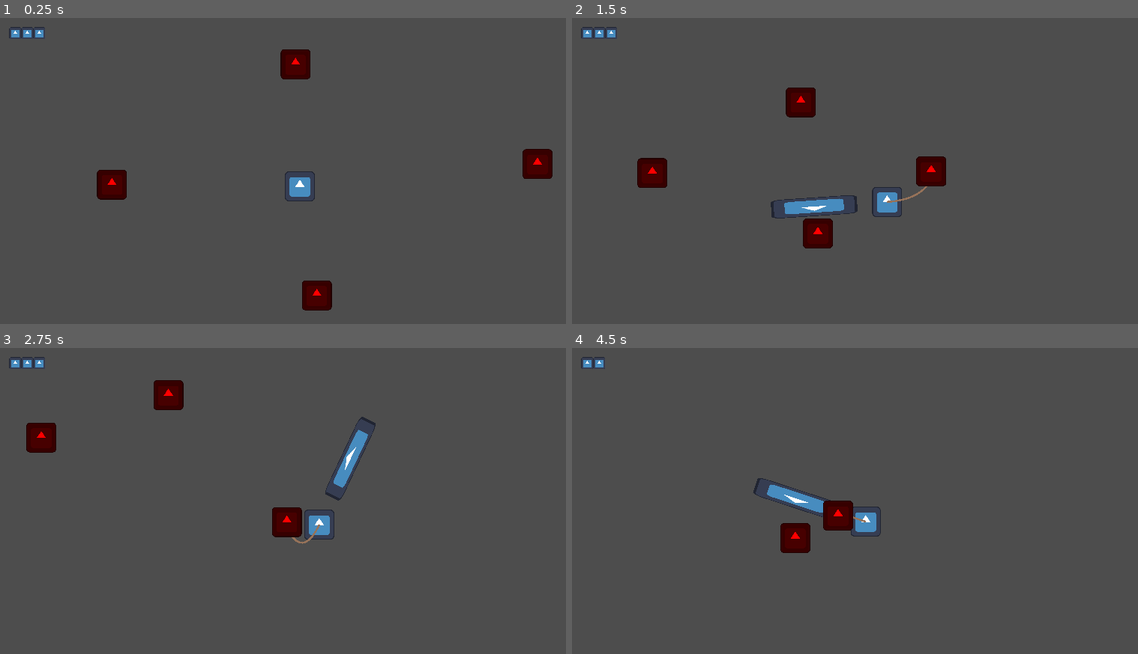
Above: before the commit, frames 1-4 (two rows, left to right).
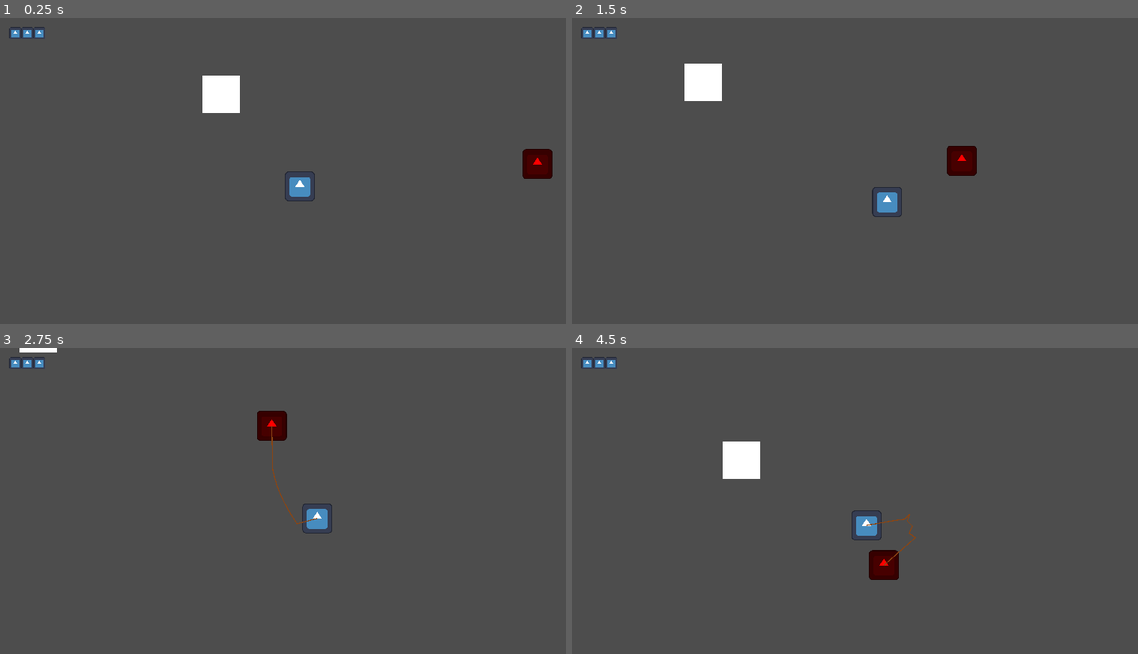
Above: after the commit, the same moments.

Repository: 2weeking/Lasso-Knight
Game: Godot game, scene res://levels/level_0.tscn
Two runs of this game, one before a commit and one after it. Both use one fixed random seed, a clock stepped at 60 frames per second and the inputs below. The engine's default icon, where the game draws it, is replaced by a stand-in: a white triangle on a blue panel in a dark square.
Inputs (mouse positions are in pixels of both pictures, inside the frame that each line leads up to):
- Up to frame 1 (0.25 s): no input
- Up to frame 2 (1.5 s): move the mouse to (1002, 171) at 0.52 s; hold D (right) 0.53-1.28 s; hold Right mouse button (reel_in) 0.53-1.28 s; click (1002, 171) at 0.8 s; move the mouse to (753, 204) at 1.27 s; hold S (down) from 1.28 s (still down); click (753, 204) at 1.35 s
- Up to frame 3 (2.75 s): right-click (181, 534) at 1.55 s; move the mouse to (362, 442) at 2.02 s; release S (down) at 2.03 s; hold D (right) from 2.03 s (still down); hold Right mouse button (reel_in) from 2.03 s (still down); click (362, 442) at 2.3 s
- Up to frame 4 (4.5 s): move the mouse to (843, 583) at 2.77 s; release D (right) at 2.78 s; release Right mouse button (reel_in) at 2.78 s; hold W (up) 2.78-3.53 s; click (843, 583) at 2.85 s; right-click (843, 583) at 3.05 s; move the mouse to (1053, 568) at 3.52 s; hold Right mouse button (reel_in) 3.53-4.28 s; hold A (left) from 3.53 s (still down); click (1053, 568) at 3.8 s; move the mouse to (690, 467) at 4.27 s; click (690, 467) at 4.35 s

The runs differ from the first frame. In frame 1, 2.3% of the frame differs, in the area x 17-59%, y 10-96%; in frame 2, 3.9%, in the area x 11-72%, y 14-76%; in frame 3, 3.0%; in frame 4, 3.1%.

Commit message:
Random rope physics with joints and chains of rigidbodies

Diff:
--- a/entities/enemy/enemy.gd
+++ b/entities/enemy/enemy.gd
@@ -2,13 +2,15 @@
 
 @export var speed = 50
 @export var damage : int = 1
+@export var moving: bool = true
 
 @onready var player = get_parent().get_node("Knight")
 
 func _physics_process(delta):
-	if is_instance_valid(player):
-		#position = position.lerp(player.position, speed * delta)
+	if is_instance_valid(player) and moving:
 		var direction = (player.position - position).normalized()
+		if is_in_group("captured"):
+			direction *= -1
 		velocity = direction * speed
 
-	move_and_collide(velocity * delta)
+	move_and_slide()
--- a/entities/knight/knight.gd
+++ b/entities/knight/knight.gd
@@ -13,10 +13,18 @@
 
 @export var move_speed : float = 150.0
 @export var lasso_speed : float = 2.0
+@export var constraint : float = 10.0
 
+@onready var hurtbox = $HurtBox
+
+@onready var animation_player = $AnimationPlayer
 @onready var animation_tree = $AnimationTree
 @onready var state_machine = animation_tree.get("parameters/playback")
-@onready var lasso = $Lasso
+
+@onready var rope_obj = preload("res://entities/lasso/rope.tscn")
+@onready var rope_end_piece = preload("res://entities/lasso/rope_end_piece.tscn")
+
+var bodies = []
 
 func die():
 	queue_free()
@@ -32,21 +40,37 @@
 	)
 
 	# Lasso
-	if Input.is_action_just_pressed("whip"):
-		lasso.whip(get_global_mouse_position())
+	if Input.is_action_just_pressed("whip") and not animation_player.is_playing():
+		hurtbox.look_at(get_global_mouse_position())
+		animation_player.play("attack")
 
 	velocity = input_direction * move_speed
 
+	for body in bodies:
+		if (int(velocity.x) ^ int(body.velocity.x)) < 0:
+			print(body.velocity.normalized())
+			if abs(velocity.x - body.velocity.x) < constraint:
+				body.velocity = Vector2.ZERO
+			velocity += body.velocity
+
 	move_and_slide()
+
+func add_new_rope(body):
+	body.add_to_group("captured")
+	var rope = rope_obj.instantiate()
+	var rope_start = rope_end_piece.instantiate()
+	add_child(rope_start)
+	var rope_end = rope_end_piece.instantiate()
+	body.add_child(rope_end)
+	rope.rope_start_piece = rope_start
+	rope.rope_end_piece = rope_end
+	get_parent().add_child(rope)
+	rope.spawn_rope()
 
 func _on_hit_box_body_entered(body):
 	if body.is_in_group("enemies") and not body.is_in_group("captured"):
 		hp -= body.damage
-
 func _on_hurtbox_body_entered(body):
-	if body.is_in_group("enemies") and body.is_in_group("captured"):
-		# Delete rope and enemy attached
-		lasso.captured_enemies[body].queue_free()
-		body.queue_free()
-		# Remove enemy and rope entries from captured_enemy dictionary
-		lasso.captured_enemies.erase(body)
+	if body.is_in_group("enemies") and not body.is_in_group("captured"):
+		call_deferred("add_new_rope", body)
+		bodies.append(body)
--- a/entities/knight/knight.tscn
+++ b/entities/knight/knight.tscn
@@ -1,20 +1,44 @@
-[gd_scene load_steps=16 format=3 uid="uid://dja6ht0ohfpye"]
+[gd_scene load_steps=15 format=3 uid="uid://dja6ht0ohfpye"]
 
 [ext_resource type="Script" path="res://entities/knight/knight.gd" id="1_bwy00"]
 [ext_resource type="Texture2D" uid="uid://c8n7jy45rivst" path="res://icon.svg" id="2_bm21e"]
 [ext_resource type="Script" path="res://entities/knight/Camera2D.gd" id="3_56ek5"]
 [ext_resource type="PackedScene" uid="uid://dvlia5gva2tk" path="res://entities/knight/player_health_ui.tscn" id="4_68lu1"]
-[ext_resource type="PackedScene" uid="uid://vhe3w671ongw" path="res://entities/lasso/lasso.tscn" id="4_hfbal"]
 
 [sub_resource type="RectangleShape2D" id="RectangleShape2D_vcw2b"]
 size = Vector2(32, 32)
 
-[sub_resource type="Animation" id="Animation_8qprx"]
-resource_name = "idle_up"
+[sub_resource type="Animation" id="Animation_audbw"]
+resource_name = "attack"
+length = 0.5
+tracks/0/type = "value"
+tracks/0/imported = false
+tracks/0/enabled = true
+tracks/0/path = NodePath("HurtBox:collision_mask")
+tracks/0/interp = 1
+tracks/0/loop_wrap = true
+tracks/0/keys = {
+"times": PackedFloat32Array(0, 0.5),
+"transitions": PackedFloat32Array(1, 1),
+"update": 1,
+"values": [4, 0]
+}
+tracks/1/type = "value"
+tracks/1/imported = false
+tracks/1/enabled = true
+tracks/1/path = NodePath("HurtBox/Sprite2D:visible")
+tracks/1/interp = 1
+tracks/1/loop_wrap = true
+tracks/1/keys = {
+"times": PackedFloat32Array(0, 0.5),
+"transitions": PackedFloat32Array(1, 1),
+"update": 1,
+"values": [true, false]
+}
 
 [sub_resource type="AnimationLibrary" id="AnimationLibrary_a50b0"]
 _data = {
-"idle_up": SubResource("Animation_8qprx")
+"attack": SubResource("Animation_audbw")
 }
 
 [sub_resource type="AnimationNodeBlendSpace2D" id="AnimationNodeBlendSpace2D_va5ow"]
@@ -38,11 +62,11 @@
 transitions = ["Start", "Idle", SubResource("AnimationNodeStateMachineTransition_qojdq"), "Idle", "Walk", SubResource("AnimationNodeStateMachineTransition_1x020")]
 graph_offset = Vector2(-394, -7)
 
+[sub_resource type="RectangleShape2D" id="RectangleShape2D_an74c"]
+size = Vector2(124, 38)
+
 [sub_resource type="RectangleShape2D" id="RectangleShape2D_nid7g"]
 size = Vector2(32, 32)
-
-[sub_resource type="RectangleShape2D" id="RectangleShape2D_an74c"]
-size = Vector2(38, 38)
 
 [node name="Knight" type="CharacterBody2D"]
 collision_layer = 2
@@ -74,6 +98,21 @@
 position_smoothing_enabled = true
 script = ExtResource("3_56ek5")
 
+[node name="HurtBox" type="Area2D" parent="."]
+collision_layer = 0
+collision_mask = 0
+
+[node name="CollisionShape2D" type="CollisionShape2D" parent="HurtBox"]
+position = Vector2(89, 0)
+shape = SubResource("RectangleShape2D_an74c")
+debug_color = Color(1, 0, 0, 0.419608)
+
+[node name="Sprite2D" type="Sprite2D" parent="HurtBox"]
+visible = false
+position = Vector2(89, 0)
+scale = Vector2(0.96875, 0.296875)
+texture = ExtResource("2_bm21e")
+
 [node name="HitBox" type="Area2D" parent="."]
 collision_layer = 2
 collision_mask = 4
@@ -82,21 +121,11 @@
 shape = SubResource("RectangleShape2D_nid7g")
 debug_color = Color(0.266667, 0.623529, 0.317647, 0.419608)
 
-[node name="HurtBox" type="Area2D" parent="."]
-collision_layer = 0
-collision_mask = 4
-
-[node name="CollisionShape2D" type="CollisionShape2D" parent="HurtBox"]
-shape = SubResource("RectangleShape2D_an74c")
-debug_color = Color(1, 0, 0, 0.419608)
-
-[node name="Lasso" parent="." instance=ExtResource("4_hfbal")]
-
 [node name="HUD" type="CanvasLayer" parent="."]
 
 [node name="PlayerHealthUI" parent="HUD" instance=ExtResource("4_68lu1")]
 offset = Vector2(10, 10)
 transform = Transform2D(0.1, 0, 0, 0.1, 10, 10)
 
+[connection signal="body_entered" from="HurtBox" to="." method="_on_hurtbox_body_entered"]
 [connection signal="body_entered" from="HitBox" to="." method="_on_hit_box_body_entered"]
-[connection signal="body_entered" from="HurtBox" to="." method="_on_hurtbox_body_entered"]
--- a/entities/knight/player_health_ui.gd
+++ b/entities/knight/player_health_ui.gd
@@ -7,6 +7,6 @@
 	if player:
 		player.hp_changed.connect(_on_player_hp_changed)
 
-func _on_player_hp_changed(hp, new_hp):
+func _on_player_hp_changed(_hp, new_hp):
 	if new_hp >= 0:
 		HealthUIFull.size.x = new_hp * 128
--- a/entities/lasso/lasso.gd
+++ /dev/null
@@ -1,53 +0,0 @@
-extends Area2D
-
-@onready var animation_player : AnimationPlayer = $AnimationPlayer
-
-@export var reel_rate : float = 7.0
-@export var lasso_curve : float = 50.0
-@export var lasso_width : float = 2.0
-@export var lasso_color : Color = Color(0.588, 0.447, 0.349)
-
-# key: value pair
-# {body: rope}
-var captured_enemies = {}
-
-func _physics_process(delta):
-	# Captured enemies in dictionary {body: rope} pair
-	for body in captured_enemies:
-		var rope = captured_enemies[body]
-		rope.points = lasso_to_curve(Vector2.ZERO, to_local(body.position))
-		# Slowly increase reeling speed
-		if Input.is_action_pressed("reel_in"):
-			body.speed += reel_rate
-
-func whip(mouse_pos):
-	look_at(mouse_pos)
-	animation_player.play("whip")
-
-func lasso_to_curve(p0_vertex: Vector2, p1_vertex: Vector2):
-	var curve = Curve2D.new()
-	# Adjust curves to change sides
-	var p0_out = Vector2.ZERO
-	if p0_vertex.x > p1_vertex.x:
-		p0_out = Vector2(-lasso_curve, 0)
-	else:
-		p0_out = Vector2(lasso_curve, 0)
-	curve.add_point(p0_vertex, Vector2.ZERO, p0_out);
-	curve.add_point(p1_vertex, Vector2.ZERO, Vector2.ZERO);
-	return curve.get_baked_points()
-
-func reel_in(body):
-	# Instance new rope on knight
-	var rope = Line2D.new()
-	rope.width = lasso_width
-	rope.default_color = lasso_color
-	add_child(rope)
-	# Add rope point on knight and enemy and connect (relative position to knight)
-	rope.points = lasso_to_curve(Vector2.ZERO, to_local(body.position))
-	# Save captured enemies in array to continiously update in process function
-	captured_enemies[body] = rope
-
-func _on_body_entered(body):
-	if body.is_in_group("enemies") and not body.is_in_group("captured"):
-		body.add_to_group("captured")
-		reel_in(body)
--- a/entities/lasso/lasso.tscn
+++ /dev/null
@@ -1,63 +0,0 @@
-[gd_scene load_steps=6 format=3 uid="uid://vhe3w671ongw"]
-
-[ext_resource type="Texture2D" uid="uid://c8n7jy45rivst" path="res://icon.svg" id="1_6ehid"]
-[ext_resource type="Script" path="res://entities/lasso/lasso.gd" id="1_jdqbl"]
-
-[sub_resource type="RectangleShape2D" id="RectangleShape2D_uhr6h"]
-size = Vector2(92, 20)
-
-[sub_resource type="Animation" id="Animation_h4bxe"]
-resource_name = "whip"
-length = 0.5
-tracks/0/type = "value"
-tracks/0/imported = false
-tracks/0/enabled = true
-tracks/0/path = NodePath("Sprite2D:visible")
-tracks/0/interp = 1
-tracks/0/loop_wrap = true
-tracks/0/keys = {
-"times": PackedFloat32Array(0, 0.5),
-"transitions": PackedFloat32Array(1, 1),
-"update": 1,
-"values": [true, false]
-}
-tracks/1/type = "value"
-tracks/1/imported = false
-tracks/1/enabled = true
-tracks/1/path = NodePath(".:collision_mask")
-tracks/1/interp = 1
-tracks/1/loop_wrap = true
-tracks/1/keys = {
-"times": PackedFloat32Array(0, 0.5),
-"transitions": PackedFloat32Array(1, 1),
-"update": 1,
-"values": [4, 0]
-}
-
-[sub_resource type="AnimationLibrary" id="AnimationLibrary_etrjf"]
-_data = {
-"whip": SubResource("Animation_h4bxe")
-}
-
-[node name="Lasso" type="Area2D"]
-collision_layer = 0
-collision_mask = 0
-script = ExtResource("1_jdqbl")
-
-[node name="Sprite2D" type="Sprite2D" parent="."]
-visible = false
-position = Vector2(78, 5.06639e-07)
-scale = Vector2(0.71875, 0.15625)
-texture = ExtResource("1_6ehid")
-
-[node name="CollisionShape2D" type="CollisionShape2D" parent="."]
-position = Vector2(78, 0)
-shape = SubResource("RectangleShape2D_uhr6h")
-debug_color = Color(0.835294, 0.286275, 0.666667, 0.419608)
-
-[node name="AnimationPlayer" type="AnimationPlayer" parent="."]
-libraries = {
-"": SubResource("AnimationLibrary_etrjf")
-}
-
-[connection signal="body_entered" from="." to="." method="_on_body_entered"]
--- /dev/null
+++ b/entities/lasso/rope.gd
@@ -0,0 +1,95 @@
+extends Node2D
+
+var RopePiece = preload("res://entities/lasso/rope_piece.tscn")
+var piece_length := 12.0
+var rope_parts := []
+var rope_close_tolerance := 4.0
+var rope_points: PackedVector2Array = []
+
+#@export var rope_start_piece_path: NodePath
+#@export var rope_end_piece_path: NodePath
+@export var rope_gravity: float = 1
+@export var rope_linear_damp: float = 1
+@export var rope_angular_damp = 1
+@export var joint_softness: float = 0.1
+@export var joint_bias: float = 0.1
+
+@export var rope_start_piece: RigidBody2D
+@export var rope_end_piece: RigidBody2D
+@onready var rope_start_joint = rope_start_piece.get_node("CollisionShape2D/PinJoint2D")
+@onready var rope_end_joint = rope_end_piece.get_node("CollisionShape2D/PinJoint2D")
+
+func spawn_rope():
+	# Setup rope start and end pieces position
+	#rope_start_piece.global_position = start_pos
+	#rope_end_piece.global_position = end_pos
+
+	# Get position of joints
+	var start_pos = rope_start_joint.global_position
+	var end_pos = rope_end_joint.global_position
+
+	# Calculate amount of pieces to generate between start and end points
+	var distance = start_pos.distance_to(end_pos)
+	var pieces_amount = round(distance / piece_length)
+	# Angle between points
+	var spawn_angle = (end_pos - start_pos).angle() - PI/2
+
+	create_rope(pieces_amount, rope_start_piece, end_pos, spawn_angle)
+
+func create_rope(pieces_amount: int, parent: Object, end_pos: Vector2, spawn_angle: float):
+	# Start chaining pieces from start piece as parent
+	for i in pieces_amount:
+		# Assign parent as new piece
+		parent = add_piece(parent, i, spawn_angle)
+		parent.set_name("rope_piece_"+str(i))
+		rope_parts.append(parent)
+
+		# Get current joint, exclusing joint end pieces
+		var parent_joint = parent.get_node("CollisionShape2D/PinJoint2D")
+		# Setting current joint parameters
+		parent_joint.softness = joint_softness
+		parent_joint.bias = joint_bias
+		# Stop chaining when approaching rope end piece
+		if parent_joint.global_position.distance_to(end_pos) < rope_close_tolerance:
+			break
+
+	rope_end_joint.node_a = rope_end_piece.get_path()
+	rope_end_joint.node_b = rope_parts[-1].get_path()
+
+func add_piece(parent: Object, id: int, spawn_angle: float) -> Object:
+	# Get joint info on current parent
+	var joint : PinJoint2D = parent.get_node("CollisionShape2D/PinJoint2D") as PinJoint2D
+	# Generate new rope piece
+	var piece : Object = RopePiece.instantiate() as Object
+	# Set position and rotation of new piece equal to parent joint
+	piece.global_position = joint.global_position
+	piece.rotation = spawn_angle
+	# Set new piece parent as current piece
+	piece.parent = self
+	piece.id = id
+	# Setting rope piece parameters
+	piece.gravity_scale = rope_gravity
+	piece.linear_damp = rope_linear_damp
+	piece.angular_damp = rope_angular_damp
+
+	add_child(piece)
+
+	joint.node_a = parent.get_path()
+	joint.node_b = piece.get_path()
+
+	return piece
+
+func get_rope_points():
+	rope_points.clear()
+
+	rope_points.append(rope_start_joint.global_position)
+	for r in rope_parts:
+		rope_points.append(r.global_position)
+	rope_points.append(rope_end_joint.global_position)
+
+func _process(_delta):
+	queue_redraw()
+
+func _draw():
+	get_rope_points()
+	draw_polyline(rope_points, Color.SADDLE_BROWN, 1)
--- /dev/null
+++ b/entities/lasso/rope.tscn
@@ -0,0 +1,6 @@
+[gd_scene load_steps=2 format=3 uid="uid://nh2yitav7xff"]
+
+[ext_resource type="Script" path="res://entities/lasso/rope.gd" id="1_ebnjm"]
+
+[node name="Rope" type="Node2D"]
+script = ExtResource("1_ebnjm")
--- /dev/null
+++ b/entities/lasso/rope_end_piece.tscn
@@ -0,0 +1,16 @@
+[gd_scene load_steps=2 format=3 uid="uid://b28ryy5b3wd"]
+
+[sub_resource type="CircleShape2D" id="CircleShape2D_pps58"]
+radius = 3.0
+
+[node name="RopeEndPiece" type="RigidBody2D"]
+collision_layer = 8
+gravity_scale = 0.0
+freeze = true
+
+[node name="CollisionShape2D" type="CollisionShape2D" parent="."]
+shape = SubResource("CircleShape2D_pps58")
+
+[node name="PinJoint2D" type="PinJoint2D" parent="CollisionShape2D"]
+bias = 0.1
+softness = 0.1
--- /dev/null
+++ b/entities/lasso/rope_piece.gd
@@ -0,0 +1,4 @@
+extends RigidBody2D
+
+var id := -1
+var parent : Object = null
--- /dev/null
+++ b/entities/lasso/rope_piece.tscn
@@ -0,0 +1,23 @@
+[gd_scene load_steps=3 format=3 uid="uid://c6opa2371e4kw"]
+
+[ext_resource type="Script" path="res://entities/lasso/rope_piece.gd" id="1_8nh5e"]
+
+[sub_resource type="CapsuleShape2D" id="CapsuleShape2D_8kwix"]
+radius = 2.0
+height = 10.0
+
+[node name="RopePiece" type="RigidBody2D"]
+position = Vector2(0, 2)
+collision_layer = 8
+linear_damp = 1.0
+angular_damp = 1.0
+script = ExtResource("1_8nh5e")
+
+[node name="CollisionShape2D" type="CollisionShape2D" parent="."]
+position = Vector2(0, 3)
+shape = SubResource("CapsuleShape2D_8kwix")
+
+[node name="PinJoint2D" type="PinJoint2D" parent="CollisionShape2D"]
+position = Vector2(0, 5)
+bias = 0.1
+softness = 0.1
--- a/levels/level_0.tscn
+++ b/levels/level_0.tscn
@@ -1,21 +1,21 @@
-[gd_scene load_steps=3 format=3 uid="uid://ob6xakhawilr"]
+[gd_scene load_steps=4 format=3 uid="uid://ob6xakhawilr"]
 
 [ext_resource type="PackedScene" uid="uid://dja6ht0ohfpye" path="res://entities/knight/knight.tscn" id="1_l1ejl"]
 [ext_resource type="PackedScene" uid="uid://kb5gbb0qudm3" path="res://entities/enemy/enemy.tscn" id="2_o46i8"]
 
+[sub_resource type="CanvasTexture" id="CanvasTexture_yebod"]
+
 [node name="Level0" type="Node2D"]
+
+[node name="TextureRect" type="TextureRect" parent="."]
+offset_left = -73.0
+offset_top = -99.0
+offset_right = -33.0
+offset_bottom = -59.0
+texture = SubResource("CanvasTexture_yebod")
 
 [node name="Knight" parent="." instance=ExtResource("1_l1ejl")]
 position = Vector2(31, 19)
 
 [node name="Enemy" parent="." groups=["enemies"] instance=ExtResource("2_o46i8")]
 position = Vector2(297, -6)
-
-[node name="Enemy2" parent="." groups=["enemies"] instance=ExtResource("2_o46i8")]
-position = Vector2(51, 148)
-
-[node name="Enemy3" parent="." groups=["enemies"] instance=ExtResource("2_o46i8")]
-position = Vector2(26, -124)
-
-[node name="Enemy4" parent="." groups=["enemies"] instance=ExtResource("2_o46i8")]
-position = Vector2(-182, 17)
--- a/project.godot
+++ b/project.godot
@@ -63,6 +63,7 @@
 2d_physics/layer_1="ground"
 2d_physics/layer_2="player"
 2d_physics/layer_3="enemies"
+2d_physics/layer_4="rope"
 
 [physics]
 
